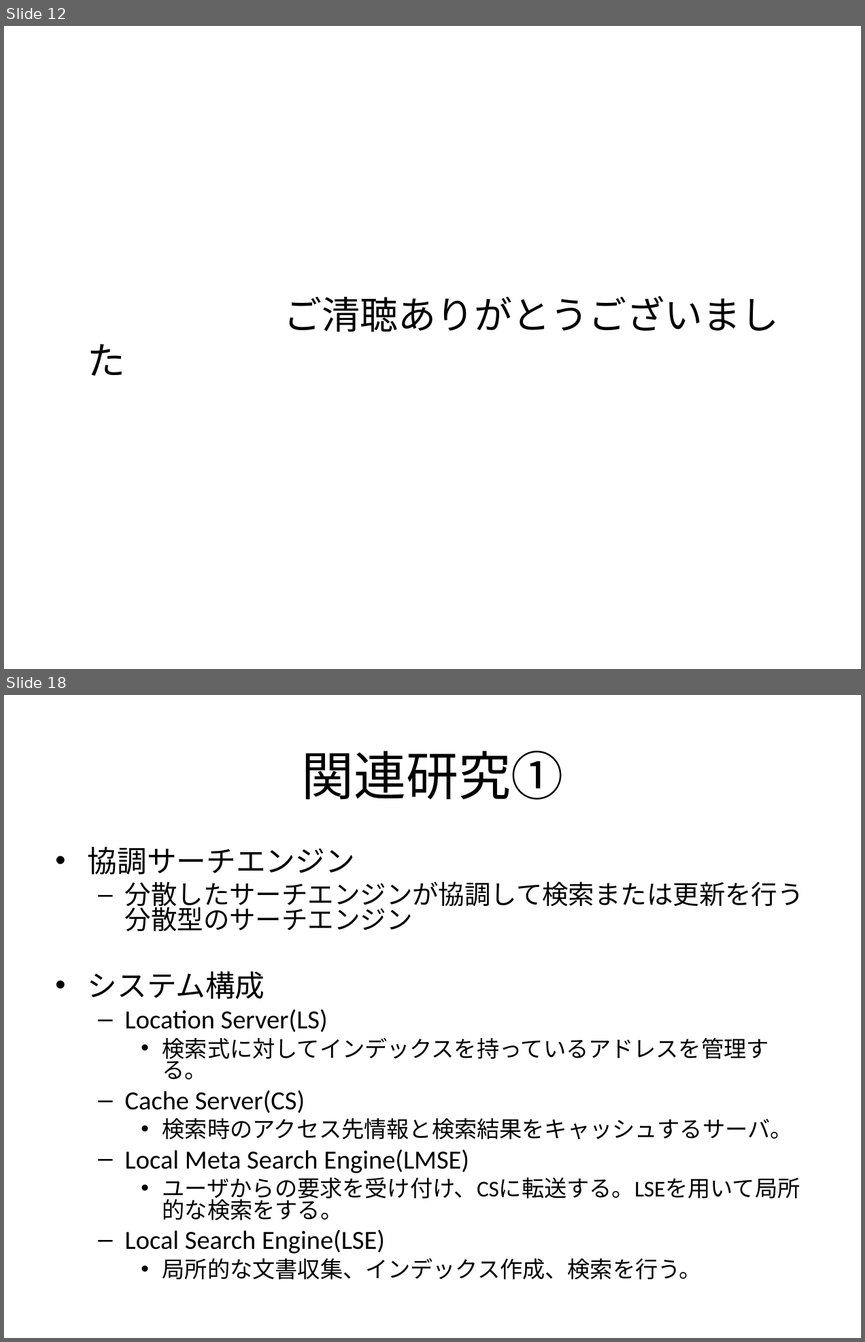
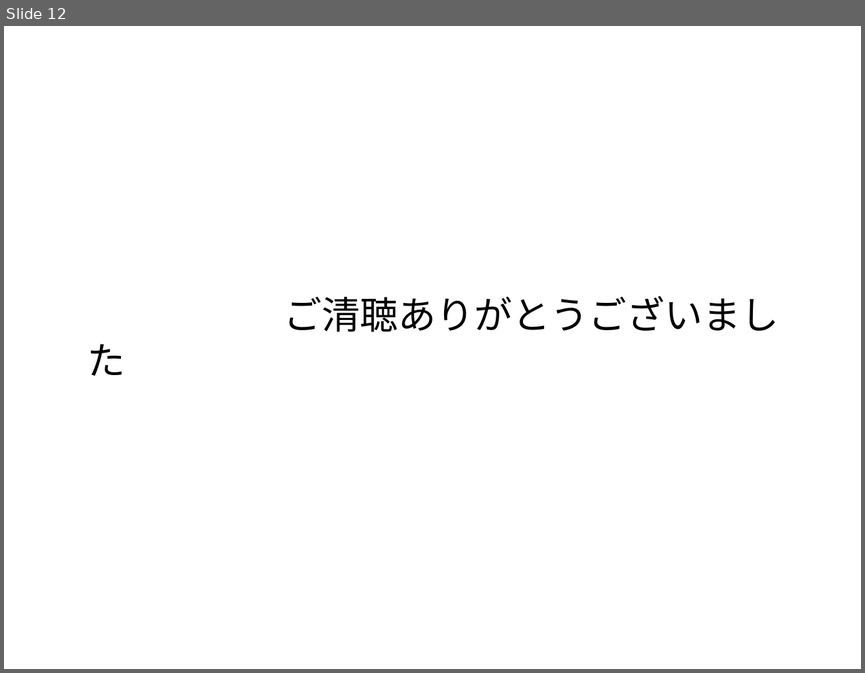
Before and after one commit to yu-icchi/cloud-search-engine, a slide deck: demo/sample.ppt. Shown one above the other, each under a label of ours: slides 12 and 18 before the commit, slide 12 after it; the slides between them are not shown. The pictures are 865x1342 and 865x673 pixels, drawn with LibreOffice and Linux fonts; fonts in the diff are those of the drawing. Boxes give left, top, right and bottom in pixels: in the first picture for what was removed or moved away, otherwise in the second. Text is boxed around its words. In the diff, an @@ line names an element or a change of style, - is before the commit and + after.

```diff
--- a/demo/sample.ppt
+++ b/demo/sample.ppt
@@ slide 18 removed at (x1=4, y1=695, x2=861, y2=1338), background #FFFFFF @@
@@ title removed at (x1=301, y1=751, x2=563, y2=800) @@
-関連研究①
@@ text removed at (x1=88, y1=847, x2=804, y2=1279) @@
-• 協調サーチエンジン
-  – 分散したサーチエンジンが協調して検索または更新を行う分散型のサーチエンジン
-• システム構成
-  – Location Server(LS)
-    • 検索式に対してインデックスを持っているアドレスを管理する。
-  – Cache Server(CS)
-    • 検索時のアクセス先情報と検索結果をキャッシュするサーバ。
-  – Local Meta Search Engine(LMSE)
-    • ユーザからの要求を受け付け、CSに転送する。LSEを用いて局所的な検索をする。
-  – Local Search Engine(LSE)
-    • 局所的な文書収集、インデックス作成、検索を行う。
```
Also in this commit, not shown: 3 slides changed, 16 other slides removed, 3 other files.
